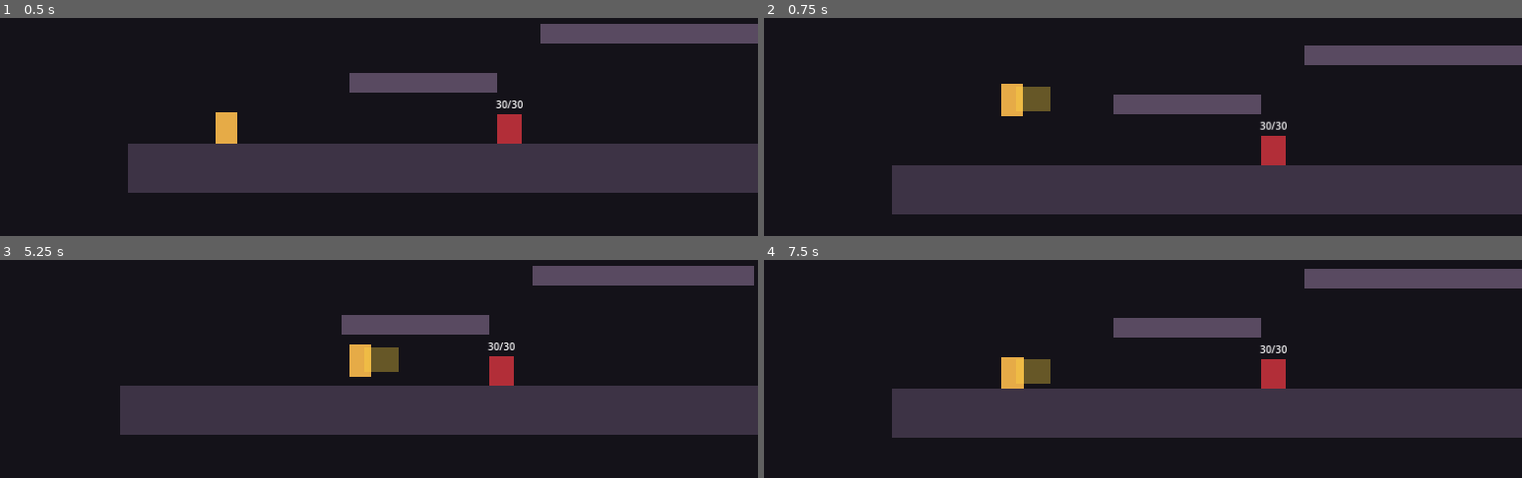
Above: before the commit, frames 1-4 (two rows, left to right).
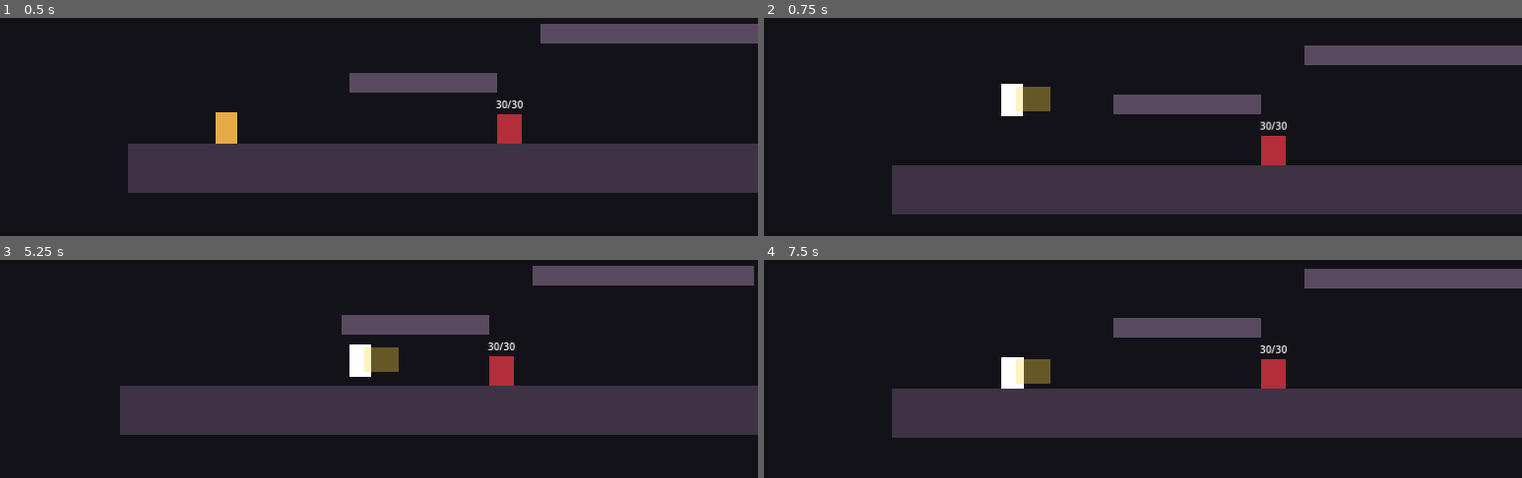
Above: after the commit, the same moments.

Repository: 98longq/relicbound
Game: Godot game, scene res://scenes/levels/test_level.tscn
Two runs of this game, one before a commit and one after it. Both use one fixed random seed, a clock stepped at 60 frames per second and the inputs below.
Inputs (mouse positions are in pixels of both pictures, inside the frame that each line leads up to):
- Up to frame 1 (0.5 s): no input
- Up to frame 2 (0.75 s): tap Enter (ui_accept) at 0.5 s; move the mouse to (1302, 85) at 0.52 s; hold Right (ui_right) from 0.53 s (still down); hold R from 0.53 s (still down); click (1302, 85) at 0.67 s
- Up to frame 3 (5.25 s): tap Enter (ui_accept) at 0.77, 1.52, 3.02, 3.77, 4.52 s; move the mouse to (204, 371) at 1.27 s; release R at 1.28 s; tap R at 1.35, 2.3, 3.05, 4.35 s; move the mouse to (outside the picture) at 2.02 s; release Right (ui_right) at 2.03 s; hold Left (ui_left) 2.03-2.78 s; hold Space 2.03-2.78 s; move the mouse to (325, 438) at 2.77 s; hold Right (ui_right) 2.78-4.28 s; tap J at 2.85 s; click (325, 438) at 2.92 s; move the mouse to (598, 414) at 3.52 s; hold R 3.53-4.28 s; move the mouse to (128, 283) at 4.27 s; hold Left (ui_left) 4.28-5.03 s; move the mouse to (401, 349) at 5.02 s; hold Right (ui_right) from 5.03 s (still down); hold Space from 5.03 s (still down); click (401, 349) at 5.17 s
- Up to frame 4 (7.5 s): tap R at 5.3, 6.05, 7.35 s; move the mouse to (outside the picture) at 5.77 s; release Right (ui_right) at 5.78 s; release Space at 5.78 s; hold Left (ui_left) 5.78-7.28 s; tap J at 5.85 s; tap Enter (ui_accept) at 6.02, 6.77 s; move the mouse to (1302, 327) at 6.52 s; hold R 6.53-7.28 s; move the mouse to (968, 371) at 7.27 s; hold Right (ui_right) from 7.28 s (still down); click (968, 371) at 7.42 s

Frame 1 is identical in both runs. In frame 2, 0.4% of the frame differs, in the area x 31-35%, y 30-46%; in frame 3, 0.4%; in frame 4, 0.4%, in the area x 31-35%, y 44-60%.

Commit message:
Add M3 player health and pickups

Diff:
--- a/scripts/player/player_controller.gd
+++ b/scripts/player/player_controller.gd
@@ -1,10 +1,11 @@
 extends CharacterBody2D
 class_name PlayerController
 
-## M1/M2 player prototype.
-## This script covers movement, jumping, facing, camera-ready control, and a minimal melee attack.
-## Stats, inventory, relic logic, combo chains, and skill systems should stay outside this script later.
-
+## M1-M3 player prototype.
+## Covers movement, jumping, facing, minimal melee attack, health, death, and pickups.
+## Inventory, relic logic, combo chains, and skill systems should stay outside this script later.
+
+@export_group("Movement")
 @export var move_speed: float = 260.0
 @export var acceleration: float = 1800.0
 @export var friction: float = 2200.0
@@ -17,21 +18,44 @@
 @export var attack_cooldown: float = 0.35
 @export var attack_active_time: float = 0.12
 
+@export_group("Stats")
+@export var max_health: int = 100
+
 @onready var visual: ColorRect = $Visual
 @onready var attack_area: Area2D = $AttackArea
 @onready var attack_visual: ColorRect = $AttackArea/AttackVisual
-
+@onready var status_label: Label = $StatusLabel
+
+var current_health: int
+var gold: int = 0
 var facing_direction: int = 1
+var is_dead: bool = false
+
 var _attack_cooldown_timer: float = 0.0
 var _attack_active_timer: float = 0.0
 var _hit_targets: Array[Node] = []
+var _base_color: Color = Color(0.9, 0.67, 0.28, 1.0)
+var _hurt_flash_timer: float = 0.0
 
 
 func _ready() -> void:
+	current_health = max_health
+	add_to_group("player")
 	_set_attack_active(false)
 
+	if visual != null:
+		_base_color = visual.color
+
+	_update_status_label()
+
 
 func _physics_process(delta: float) -> void:
+	_update_hurt_flash(delta)
+
+	if is_dead:
+		_handle_dead_restart_input()
+		return
+
 	_update_attack_timers(delta)
 	_apply_gravity(delta)
 	_handle_horizontal_movement(delta)
@@ -42,6 +66,49 @@
 	_update_attack_area_position()
 
 
+func apply_damage(amount: int, source: Node = null) -> void:
+	if is_dead:
+		return
+
+	current_health = maxi(current_health - amount, 0)
+	_start_hurt_feedback()
+	_update_status_label()
+
+	if current_health <= 0:
+		die(source)
+
+
+func collect_pickup(pickup_type: String, amount: int) -> void:
+	match pickup_type:
+		"gold":
+			gold += amount
+		"health":
+			current_health = mini(current_health + amount, max_health)
+		_:
+			pass
+
+	_update_status_label()
+
+
+func die(source: Node = null) -> void:
+	if is_dead:
+		return
+
+	is_dead = true
+	velocity = Vector2.ZERO
+	_set_attack_active(false)
+
+	if visual != null:
+		visual.color = Color(0.18, 0.18, 0.18, 1.0)
+
+	_update_status_label()
+
+
+func _handle_dead_restart_input() -> void:
+	if Input.is_physical_key_pressed(KEY_R):
+		get_tree().reload_current_scene()
+
+
 func _apply_gravity(delta: float) -> void:
 	if not is_on_floor():
 		velocity.y = minf(velocity.y + gravity * delta, max_fall_speed)
@@ -116,6 +183,32 @@
 		return
 
 	attack_area.position.x = 34.0 * float(facing_direction)
+
+
+func _start_hurt_feedback() -> void:
+	_hurt_flash_timer = 0.08
+	if visual != null:
+		visual.color = Color(1.0, 1.0, 1.0, 1.0)
+
+
+func _update_hurt_flash(delta: float) -> void:
+	if _hurt_flash_timer <= 0.0:
+		return
+
+	_hurt_flash_timer -= delta
+	if _hurt_flash_timer <= 0.0 and visual != null and not is_dead:
+		visual.color = _base_color
+
+
+func _update_status_label() -> void:
+	if status_label == null:
+		return
+
+	var state_text := ""
+	if is_dead:
+		state_text = " | DEAD - Press R"
+
+	status_label.text = "HP: %s/%s | Gold: %s%s" % [current_health, max_health, gold, state_text]
 
 
 func _get_move_axis() -> float:
